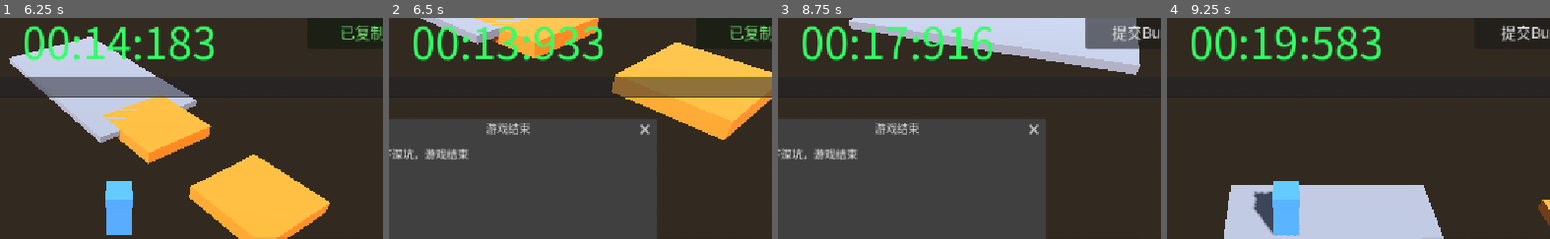
Above: before the commit, frames 1-4 (left to right).
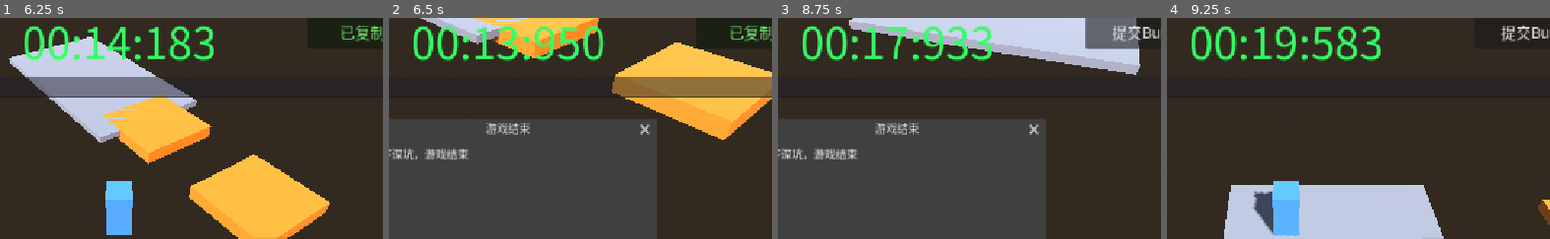
Above: after the commit, the same moments.

Repository: boomlulu/godot-jolt-time
Game: Godot game, scene res://level_03.tscn
Same seed, same stepped clock (60 frames per second), same inputs: the game is played once before the commit and once after it. This scene is started directly instead of the project's main scene.
Inputs (mouse positions are % of the whole screen's width and height, from its top left):
- Up to frame 1 (6.25 s): tap Enter at 0.5 s; drag from (12, 75) to (59, 28) at 0.52 s; drag from (49, 22) to (44, 70) at 1.27 s; click "提交Bug" at 2 s; click "已复制" at 2.75 s; move the mouse to (59, 28) at 3.52 s; hold D 3.53-4.25 s; drag from (44, 70) to (18, 35) at 4.27 s; move the mouse to (79, 65) at 5.02 s; hold A 5.03-5.75 s; tap Space at 5.27 s; drag from (18, 35) to (33, 25) at 5.77 s
- Up to frame 2 (6.5 s): no input
- Up to frame 3 (8.75 s): click "重新开始" at 6.5 s; move the mouse to (54, 50) at 7.27 s; hold S 7.28-8 s; click (54, 50) at 7.42 s; drag from (33, 25) to (28, 55) at 8.02 s
- Up to frame 4 (9.25 s): click "重新开始" at 8.75 s
The pictures show only the part of the screen within x 33-83%, y 7-57%; the shares and areas given below are measured in that part.

Frame 1 is identical in both runs. In frame 2, 0.7% of the frame differs, in the area x 44-57%, y 3-20%; in frame 3, 0.9%, in the area x 43-57%, y 3-20%; in frame 4, nothing differs.

Commit message:
refactor: architectural fixes B+C+D with unit tests
B. rewindable.gd has_motion 屏蔽 KINEMATIC freeze RigidBody3D：
   引擎从 global_position 帧间 delta 推断 linear_velocity，但那不是
   物理活动，不该作为活动证据。一行 early return 屏蔽掉。

C. touch_button.gd 加帧级 emit 去重（_emit_once + _last_emit_frame）：
   原 _armed 状态机 + 双源识别保留，再加一层"一帧只 emit 一次"保险。
   防止以后再有新输入源（手柄、反向 emulate 等）再次双触发。

D. timer_label.gd 自管 _process 从 Timeline derive 剩余时间：
   三关 .tscn 的 TimerLabel 节点挂这个 script + 配 timeline_path。
   level .gd 删除 _update_timer_label 函数及调用。UI 颜色逻辑保留。
   物理上不可能再出现"独立 countdown 跟 Timeline 不一致"。

tests/run_tests.tscn + .gd：6 个 assert，命中失败非零退出。
跑：godot --headless --path . res://tests/run_tests.tscn
全部 PASS：B1/B2/B3 has_motion 三态、C1 帧级去重、D1/D2 timer format。

Co-Authored-By: Claude Opus 4.7 (1M context) <noreply@anthropic.com>

Diff:
--- a/level_02.gd
+++ b/level_02.gd
@@ -96,7 +96,6 @@
 	_hud_door_locked.visible = false
 	_key_base_y = _key.position.y
 	_populate_levels()
-	_update_timer_label()
 	_actor_timeline.push_visuals()
 	_box_timeline.push_visuals()
 
@@ -156,7 +155,6 @@
 func _process(delta: float) -> void:
 	_actor_timeline.push_visuals()
 	_box_timeline.push_visuals()
-	_update_timer_label()
 	var locked := _actor_timeline.is_locked() or _box_timeline.is_locked()
 	_hud_tips.visible = locked and not _actor_timeline.dragging and not _box_timeline.dragging
 	if locked:
@@ -215,14 +213,6 @@
 	if not dragging:
 		_box_waiting_for_input = true
 
-func _update_timer_label() -> void:
-	var remaining := maxf(0.0, _actor_timeline.total_duration - _actor_timeline.current_time)
-	var total_ms := int(remaining * 1000.0)
-	var m := total_ms / 60000
-	var s := (total_ms / 1000) % 60
-	var ms := total_ms % 1000
-	_hud_timer.text = "%02d:%02d:%03d" % [m, s, ms]
-
 func _trigger_game_over() -> void:
 	_actor_timeline.mark_game_over()
 	_box_timeline.mark_game_over()
--- a/level_02.tscn
+++ b/level_02.tscn
@@ -11,6 +11,7 @@
 [ext_resource type="Script" path="res://timeline.gd" id="9_tlcore"]
 [ext_resource type="Script" path="res://ghost_trail.gd" id="10_ghost"]
 [ext_resource type="Script" path="res://observer_camera.gd" id="11_observer"]
+[ext_resource type="Script" path="res://timer_label.gd" id="12_timerlbl"]
 
 [sub_resource type="ProceduralSkyMaterial" id="ProceduralSkyMaterial_lv02"]
 sky_horizon_color = Color(0.6, 0.7, 0.9, 1)
@@ -446,6 +447,7 @@
 offset_bottom = -300.0
 
 [node name="TimerLabel" type="Label" parent="HUD"]
+script = ExtResource("12_timerlbl")
 anchor_left = 0.5
 anchor_right = 0.5
 offset_left = -180.0
@@ -457,6 +459,7 @@
 vertical_alignment = 1
 theme_override_font_sizes/font_size = 64
 theme_override_colors/font_color = Color(0.2, 1, 0.4, 1)
+timeline_path = NodePath("../../ActorTimeline")
 
 [node name="TipsLabel" type="Label" parent="HUD"]
 visible = false
--- a/level_03.gd
+++ b/level_03.gd
@@ -90,7 +90,6 @@
 	_hud_timeline.bind_timeline(_item_timeline)
 	_hud_tips.visible = false
 	_populate_levels()
-	_update_timer_label()
 	_item_timeline.push_visuals()
 
 func _physics_process(delta: float) -> void:
@@ -177,7 +176,6 @@
 		if _item_timeline.current_time >= _item_timeline.total_duration:
 			_trigger_game_over("时间到，游戏结束")
 	_item_timeline.push_visuals()
-	_update_timer_label()
 	var locked := _item_timeline.is_locked()
 	_hud_tips.visible = locked and not _item_timeline.dragging
 	var remaining := _item_timeline.total_duration - _item_timeline.current_time
@@ -185,14 +183,6 @@
 		_hud_timer.add_theme_color_override("font_color", Color(1, 0.3, 0.3, 1))
 	else:
 		_hud_timer.add_theme_color_override("font_color", Color(0.2, 1, 0.4, 1))
-
-func _update_timer_label() -> void:
-	var remaining := maxf(0.0, _item_timeline.total_duration - _item_timeline.current_time)
-	var total_ms := int(remaining * 1000.0)
-	var m := total_ms / 60000
-	var s := (total_ms / 1000) % 60
-	var ms := total_ms % 1000
-	_hud_timer.text = "%02d:%02d:%03d" % [m, s, ms]
 
 func _trigger_game_over(msg: String) -> void:
 	if _game_over or _won:
--- a/level_03.tscn
+++ b/level_03.tscn
@@ -11,6 +11,7 @@
 [ext_resource type="Script" path="res://timeline.gd" id="9_tlcore"]
 [ext_resource type="Script" path="res://ghost_trail.gd" id="10_ghost"]
 [ext_resource type="Script" path="res://level_03_item.gd" id="11_item"]
+[ext_resource type="Script" path="res://timer_label.gd" id="12_timerlbl"]
 
 [sub_resource type="ProceduralSkyMaterial" id="ProceduralSkyMaterial_lv03"]
 sky_horizon_color = Color(0.65, 0.55, 0.85, 1)
@@ -334,6 +335,7 @@
 offset_bottom = -220.0
 
 [node name="TimerLabel" type="Label" parent="HUD"]
+script = ExtResource("12_timerlbl")
 anchor_left = 0.5
 anchor_right = 0.5
 offset_left = -180.0
@@ -345,6 +347,7 @@
 vertical_alignment = 1
 theme_override_font_sizes/font_size = 64
 theme_override_colors/font_color = Color(0.2, 1, 0.4, 1)
+timeline_path = NodePath("../../ItemTimeline")
 
 [node name="TipsLabel" type="Label" parent="HUD"]
 visible = false
--- a/rewindable.gd
+++ b/rewindable.gd
@@ -22,6 +22,8 @@
 static func has_motion(target: Node3D, epsilon: float = 0.05) -> bool:
 	if target is RigidBody3D:
 		var rb := target as RigidBody3D
+		if rb.freeze and rb.freeze_mode == RigidBody3D.FREEZE_MODE_KINEMATIC:
+			return false  # KINEMATIC 推断的 velocity 不算物理活动
 		return rb.linear_velocity.length() > epsilon or rb.angular_velocity.length() > epsilon
 	elif target is CharacterBody3D:
 		return (target as CharacterBody3D).velocity.length() > epsilon
--- /dev/null
+++ b/tests/run_tests.gd
@@ -0,0 +1,113 @@
+extends Node3D
+
+var _failures: Array = []
+var _passes: int = 0
+
+func _ready() -> void:
+	await get_tree().physics_frame  # 让 _ready 后物理系统就绪
+	_test_b_kinematic_freeze_has_no_motion()
+	_test_b_normal_rigid_has_motion()
+	_test_b_character_body_motion()
+	_test_c_button_same_frame_dedup()
+	_test_d_timer_label_format()
+	_test_d_timer_label_zero()
+	_print_summary_and_quit()
+
+# B: KINEMATIC freeze RigidBody3D 即使 linear_velocity 非零也不算 motion
+func _test_b_kinematic_freeze_has_no_motion() -> void:
+	var rb := RigidBody3D.new()
+	rb.freeze_mode = RigidBody3D.FREEZE_MODE_KINEMATIC
+	rb.freeze = true
+	rb.linear_velocity = Vector3(5, 0, 0)
+	add_child(rb)
+	var ok := not Rewindable.has_motion(rb)
+	rb.queue_free()
+	_check(ok, "B1 KINEMATIC freeze has_motion=false")
+
+# B: 普通 RigidBody3D 带 velocity 应该报 motion
+func _test_b_normal_rigid_has_motion() -> void:
+	var rb := RigidBody3D.new()
+	rb.linear_velocity = Vector3(5, 0, 0)
+	add_child(rb)
+	var ok := Rewindable.has_motion(rb)
+	rb.queue_free()
+	_check(ok, "B2 non-frozen rigid has_motion=true")
+
+# CharacterBody3D 行为不变
+func _test_b_character_body_motion() -> void:
+	var cb := CharacterBody3D.new()
+	cb.velocity = Vector3(5, 0, 0)
+	add_child(cb)
+	var ok := Rewindable.has_motion(cb)
+	cb.queue_free()
+	_check(ok, "B3 CharacterBody motion=true")
+
+# C: 同一帧内多次 _emit_once 只 emit 一次 pressed
+func _test_c_button_same_frame_dedup() -> void:
+	var btn := Button.new()
+	btn.set_script(load("res://touch_button.gd"))
+	add_child(btn)
+	var counter := [0]
+	btn.pressed.connect(func(): counter[0] += 1)
+	btn._emit_once()
+	btn._emit_once()
+	btn._emit_once()
+	var actual: int = counter[0]
+	var ok: bool = actual == 1
+	btn.queue_free()
+	_check(ok, "C1 same-frame emit dedup: expected 1 got %d" % actual)
+
+# D: TimerLabel 根据 Timeline 渲染剩余时间
+func _test_d_timer_label_format() -> void:
+	var tl := Node.new()
+	tl.set_script(load("res://timeline.gd"))
+	tl.total_duration = 20.0
+	tl.current_time = 5.0
+	add_child(tl)
+	var lbl := Label.new()
+	lbl.set_script(load("res://timer_label.gd"))
+	lbl.bind_timeline(tl)
+	add_child(lbl)
+	lbl._process(0.0)
+	var ok := lbl.text == "00:15:000"
+	var actual := lbl.text
+	lbl.queue_free()
+	tl.queue_free()
+	_check(ok, "D1 timer label remaining=15s -> '00:15:000', got '%s'" % actual)
+
+# D: current_time >= total_duration 时显示 00:00:000
+func _test_d_timer_label_zero() -> void:
+	var tl := Node.new()
+	tl.set_script(load("res://timeline.gd"))
+	tl.total_duration = 20.0
+	tl.current_time = 25.0
+	add_child(tl)
+	var lbl := Label.new()
+	lbl.set_script(load("res://timer_label.gd"))
+	lbl.bind_timeline(tl)
+	add_child(lbl)
+	lbl._process(0.0)
+	var ok := lbl.text == "00:00:000"
+	var actual := lbl.text
+	lbl.queue_free()
+	tl.queue_free()
+	_check(ok, "D2 timer label overflow -> '00:00:000', got '%s'" % actual)
+
+func _check(ok: bool, name: String) -> void:
+	if ok:
+		_passes += 1
+		print("[PASS] " + name)
+	else:
+		_failures.append(name)
+		printerr("[FAIL] " + name)
+
+func _print_summary_and_quit() -> void:
+	print("---")
+	print("PASS: %d  FAIL: %d" % [_passes, _failures.size()])
+	if _failures.size() > 0:
+		for f in _failures:
+			print("  - " + f)
+		get_tree().quit(1)
+	else:
+		print("ALL TESTS PASSED")
+		get_tree().quit(0)
--- /dev/null
+++ b/tests/run_tests.tscn
@@ -0,0 +1,6 @@
+[gd_scene load_steps=2 format=3 uid="uid://crun_tests_v1"]
+
+[ext_resource type="Script" path="res://tests/run_tests.gd" id="1_runtests"]
+
+[node name="RunTests" type="Node3D"]
+script = ExtResource("1_runtests")
--- /dev/null
+++ b/timer_label.gd
@@ -0,0 +1,24 @@
+extends Label
+
+@export var timeline_path: NodePath
+
+var _timeline: Timeline = null
+
+func _ready() -> void:
+	if not timeline_path.is_empty():
+		var n := get_node_or_null(timeline_path)
+		if n is Timeline:
+			_timeline = n
+
+func bind_timeline(t: Timeline) -> void:
+	_timeline = t
+
+func _process(_delta: float) -> void:
+	if _timeline == null:
+		return
+	var remaining := maxf(0.0, _timeline.total_duration - _timeline.current_time)
+	var total_ms := int(remaining * 1000.0)
+	var m := total_ms / 60000
+	var s := (total_ms / 1000) % 60
+	var ms := total_ms % 1000
+	text = "%02d:%02d:%03d" % [m, s, ms]
--- a/touch_button.gd
+++ b/touch_button.gd
@@ -1,6 +1,7 @@
 extends Button
 
 var _armed := false
+var _last_emit_frame: int = -1
 
 func _gui_input(event: InputEvent) -> void:
 	if disabled:
@@ -18,11 +19,18 @@
 	if is_press:
 		accept_event()
 		if action_mode == BaseButton.ACTION_MODE_BUTTON_PRESS:
-			pressed.emit()
+			_emit_once()
 		else:
 			_armed = true
 	elif is_release:
 		accept_event()
 		if action_mode == BaseButton.ACTION_MODE_BUTTON_RELEASE and _armed:
-			pressed.emit()
+			_emit_once()
 		_armed = false
+
+func _emit_once() -> void:
+	var f := Engine.get_physics_frames()
+	if f == _last_emit_frame:
+		return
+	_last_emit_frame = f
+	pressed.emit()
--- a/world.gd
+++ b/world.gd
@@ -75,7 +75,6 @@
 	_hud_timeline.bind_timeline(_timeline)
 	_hud_tips.visible = false
 	_populate_levels()
-	_update_timer_label()
 	_timeline.push_visuals()
 
 func _physics_process(delta: float) -> void:
@@ -106,7 +105,6 @@
 
 func _process(_delta: float) -> void:
 	_timeline.push_visuals()
-	_update_timer_label()
 	var locked := _timeline.is_locked()
 	_hud_tips.visible = locked and not _timeline.dragging
 	if locked:
@@ -148,14 +146,6 @@
 func _on_drag_state_changed(dragging: bool) -> void:
 	if not dragging:
 		_waiting_for_input = true
-
-func _update_timer_label() -> void:
-	var remaining := maxf(0.0, _timeline.total_duration - _timeline.current_time)
-	var total_ms := int(remaining * 1000.0)
-	var m := total_ms / 60000
-	var s := (total_ms / 1000) % 60
-	var ms := total_ms % 1000
-	_hud_timer.text = "%02d:%02d:%03d" % [m, s, ms]
 
 func _trigger_game_over() -> void:
 	_timeline.mark_game_over()
--- a/world.tscn
+++ b/world.tscn
@@ -11,6 +11,7 @@
 [ext_resource type="Script" path="res://timeline.gd" id="9_tlcore"]
 [ext_resource type="Script" path="res://ghost_trail.gd" id="10_ghost"]
 [ext_resource type="Script" path="res://observer_camera.gd" id="11_observer"]
+[ext_resource type="Script" path="res://timer_label.gd" id="12_timerlbl"]
 
 [sub_resource type="ProceduralSkyMaterial" id="ProceduralSkyMaterial_1"]
 
@@ -388,6 +389,7 @@
 offset_bottom = -300.0
 
 [node name="TimerLabel" type="Label" parent="HUD"]
+script = ExtResource("12_timerlbl")
 anchor_left = 0.5
 anchor_right = 0.5
 offset_left = -180.0
@@ -399,6 +401,7 @@
 vertical_alignment = 1
 theme_override_font_sizes/font_size = 64
 theme_override_colors/font_color = Color(0.2, 1, 0.4, 1)
+timeline_path = NodePath("../../Timeline")
 
 [node name="TipsLabel" type="Label" parent="HUD"]
 visible = false
Not shown, added: bug_report.gd.uid
Not shown: 1 places in level_02.tscn that only renumber resources
Not shown: 1 places in level_03.tscn that only renumber resources
Not shown: 1 places in world.tscn that only renumber resources
